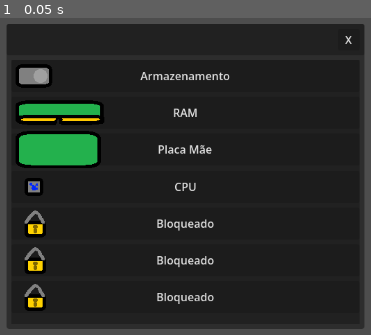
Above: before the commit, frame 1.
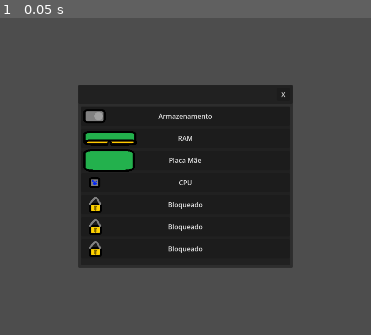
Above: after the commit, the same moment.

Repository: AnthonyBerri/NotebookTycoon
Game: Godot game, scene res://Scenes/buy_menu.tscn
Same seed, same stepped clock (60 frames per second), same inputs: the game is played once before the commit and once after it. Before the commit the project has no main scene; this scene is started directly in both runs.
Inputs:
- Up to frame 1 (0.05 s): no input

The runs differ from the first frame. In frame 1, 63% of the frame differs, in the area x 1-99%, y 1-99%.

Commit message:
Nova cena de criação de produto

Diff:
--- /dev/null
+++ b/Scenes/ProductDevelopment.tscn
@@ -0,0 +1,518 @@
+[gd_scene format=3 uid="uid://bc4fuebh1b44g"]
+
+[ext_resource type="Texture2D" uid="uid://dbxv567o7oig4" path="res://Sprites/26799-16x16x4.png" id="1_8tcvj"]
+[ext_resource type="FontFile" uid="uid://d35t88cj5sbs4" path="res://Fonts/w95f.woff2" id="2_kjiey"]
+
+[sub_resource type="StyleBoxFlat" id="StyleBoxFlat_dswa6"]
+bg_color = Color(0, 0.5019608, 0.5019608, 1)
+
+[sub_resource type="StyleBoxFlat" id="StyleBoxFlat_myb6p"]
+
+[sub_resource type="StyleBoxFlat" id="StyleBoxFlat_0s1qy"]
+bg_color = Color(0.7529412, 0.7529412, 0.7529412, 1)
+border_width_left = 2
+border_width_top = 2
+border_color = Color(1, 1, 1, 1)
+shadow_color = Color(0.5019608, 0.5019608, 0.5019608, 1)
+shadow_size = 1
+shadow_offset = Vector2(2, 2)
+
+[sub_resource type="StyleBoxFlat" id="StyleBoxFlat_y4wom"]
+bg_color = Color(0, 0, 0.5019608, 1)
+
+[sub_resource type="StyleBoxFlat" id="StyleBoxFlat_8tcvj"]
+bg_color = Color(0.7529412, 0.7529412, 0.7529412, 1)
+border_width_left = 2
+border_width_top = 2
+border_color = Color(1, 1, 1, 1)
+shadow_color = Color(0.5019608, 0.5019608, 0.5019608, 1)
+shadow_offset = Vector2(1, 1)
+
+[sub_resource type="StyleBoxFlat" id="StyleBoxFlat_kjiey"]
+bg_color = Color(0.7529412, 0.7529412, 0.7529412, 1)
+
+[sub_resource type="StyleBoxFlat" id="StyleBoxFlat_wie5n"]
+bg_color = Color(0.7529412, 0.7529412, 0.7529412, 1)
+border_width_left = 2
+border_width_top = 2
+border_color = Color(1, 1, 1, 1)
+
+[sub_resource type="StyleBoxFlat" id="StyleBoxFlat_lmwg4"]
+bg_color = Color(0.7529412, 0.7529412, 0.7529412, 1)
+border_width_left = 2
+border_width_top = 2
+border_color = Color(1, 1, 1, 1)
+
+[sub_resource type="StyleBoxFlat" id="StyleBoxFlat_doyyf"]
+bg_color = Color(0.7529412, 0.7529412, 0.7529412, 1)
+border_width_left = 2
+border_width_top = 2
+border_color = Color(1, 1, 1, 1)
+
+[sub_resource type="StyleBoxFlat" id="StyleBoxFlat_71mlr"]
+bg_color = Color(0.7529412, 0.7529412, 0.7529412, 1)
+border_color = Color(0.5019608, 0.5019608, 0.5019608, 1)
+
+[sub_resource type="StyleBoxFlat" id="StyleBoxFlat_vs4i1"]
+bg_color = Color(0.7529412, 0.7529412, 0.7529412, 1)
+border_width_left = 2
+border_width_top = 2
+border_color = Color(1, 1, 1, 1)
+
+[sub_resource type="StyleBoxFlat" id="StyleBoxFlat_wyeni"]
+bg_color = Color(0.7529412, 0.7529412, 0.7529412, 1)
+border_width_left = 2
+border_width_top = 2
+border_color = Color(1, 1, 1, 1)
+
+[sub_resource type="StyleBoxFlat" id="StyleBoxFlat_07p11"]
+bg_color = Color(0, 0, 0, 1)
+border_width_right = 2
+border_width_bottom = 2
+border_color = Color(1, 1, 1, 1)
+
+[sub_resource type="StyleBoxFlat" id="StyleBoxFlat_4mhe6"]
+bg_color = Color(0.7529412, 0.7529412, 0.7529412, 1)
+border_width_left = 2
+border_width_top = 2
+border_color = Color(1, 1, 1, 1)
+
+[sub_resource type="StyleBoxFlat" id="StyleBoxFlat_birfk"]
+bg_color = Color(18.892157, 18.892157, 18.892157, 1)
+border_width_left = 1
+border_width_top = 1
+border_width_right = 1
+border_width_bottom = 1
+border_color = Color(0, 0, 0, 1)
+
+[node name="ProductDevelopment" type="Control" unique_id=1137632724]
+layout_mode = 3
+anchors_preset = 15
+anchor_right = 1.0
+anchor_bottom = 1.0
+grow_horizontal = 2
+grow_vertical = 2
+
+[node name="ColorRect" type="ColorRect" parent="." unique_id=771456200]
+layout_mode = 1
+anchors_preset = 15
+anchor_right = 1.0
+anchor_bottom = 1.0
+grow_horizontal = 2
+grow_vertical = 2
+color = Color(0, 0.5019608, 0.5019608, 1)
+
+[node name="Control" type="Control" parent="." unique_id=617745925]
+visible = false
+layout_mode = 1
+anchors_preset = 15
+anchor_right = 1.0
+anchor_bottom = 1.0
+offset_top = 102.0
+grow_horizontal = 2
+grow_vertical = 2
+
+[node name="Panel" type="Panel" parent="Control" unique_id=1102975520]
+layout_mode = 1
+anchors_preset = -1
+anchor_top = 0.004
+anchor_right = 0.503
+anchor_bottom = 1.0
+offset_top = -0.17200017
+offset_right = -0.4560547
+grow_horizontal = 2
+grow_vertical = 2
+theme_override_styles/panel = SubResource("StyleBoxFlat_dswa6")
+
+[node name="Panel2" type="Panel" parent="Control" unique_id=1615088453]
+layout_mode = 1
+anchors_preset = 12
+anchor_top = 1.0
+anchor_right = 1.0
+anchor_bottom = 1.0
+offset_top = -102.0
+grow_horizontal = 2
+grow_vertical = 0
+theme_override_styles/panel = SubResource("StyleBoxFlat_myb6p")
+
+[node name="Control2" type="Control" parent="." unique_id=455329883]
+visible = false
+layout_mode = 1
+anchors_preset = 15
+anchor_right = 1.0
+anchor_bottom = 1.0
+grow_horizontal = 2
+grow_vertical = 2
+
+[node name="TBar" type="Panel" parent="Control2" unique_id=1200758130]
+layout_mode = 1
+anchors_preset = -1
+anchor_right = 1.0
+anchor_bottom = 0.16049382
+grow_horizontal = 2
+
+[node name="MenuBtn" type="Button" parent="Control2/TBar" unique_id=1276804485]
+layout_mode = 0
+anchor_left = 0.0069444445
+anchor_top = 0.07692308
+anchor_right = 0.14409722
+anchor_bottom = 0.9230769
+text = "Menu"
+metadata/_edit_use_anchors_ = true
+
+[node name="DateBg" type="Panel" parent="Control2/TBar" unique_id=1808437922]
+layout_mode = 1
+anchors_preset = -1
+anchor_left = 0.1796875
+anchor_top = 0.31730768
+anchor_right = 0.3090278
+anchor_bottom = 0.7019231
+grow_horizontal = 2
+grow_vertical = 2
+metadata/_edit_use_anchors_ = true
+
+[node name="Date" type="Label" parent="Control2/TBar/DateBg" unique_id=596092889]
+layout_mode = 1
+anchors_preset = 8
+anchor_left = 0.5
+anchor_top = 0.5
+anchor_right = 0.5
+anchor_bottom = 0.5
+offset_left = -51.5
+offset_top = -12.5
+offset_right = 51.5
+offset_bottom = 10.5
+grow_horizontal = 2
+grow_vertical = 2
+text = "Dia 2/5 Ano 1"
+
+[node name="PointsBg" type="Panel" parent="Control2/TBar" unique_id=805821426]
+layout_mode = 1
+anchors_preset = 8
+anchor_left = 0.5
+anchor_top = 0.5
+anchor_right = 0.5
+anchor_bottom = 0.5
+offset_left = -79.0
+offset_top = -44.0
+offset_right = 79.0
+offset_bottom = 44.0
+grow_horizontal = 2
+grow_vertical = 2
+
+[node name="PointsLbl" type="Label" parent="Control2/TBar/PointsBg" unique_id=1739514462]
+layout_mode = 1
+anchors_preset = -1
+anchor_left = 0.5
+anchor_top = 0.22190909
+anchor_right = 0.5
+anchor_bottom = 0.22190909
+offset_left = -73.5
+offset_top = -11.528001
+offset_right = 73.5
+offset_bottom = 11.471999
+grow_horizontal = 2
+text = "Pontos de Pesquisa"
+horizontal_alignment = 1
+metadata/_edit_use_anchors_ = true
+
+[node name="Points" type="Label" parent="Control2/TBar/PointsBg" unique_id=1214078587]
+layout_mode = 1
+anchors_preset = 8
+anchor_left = 0.5
+anchor_top = 0.5
+anchor_right = 0.5
+anchor_bottom = 0.5
+offset_left = -73.5
+offset_top = -11.5
+offset_right = 73.5
+offset_bottom = 11.5
+grow_horizontal = 2
+grow_vertical = 2
+text = "0000000000000123"
+horizontal_alignment = 1
+
+[node name="MoneyBg" type="Panel" parent="Control2/TBar" unique_id=1599582741]
+layout_mode = 1
+anchors_preset = 6
+anchor_left = 1.0
+anchor_top = 0.5
+anchor_right = 1.0
+anchor_bottom = 0.5
+offset_left = -166.0
+offset_top = -43.0
+offset_right = -8.0
+offset_bottom = 45.000004
+grow_horizontal = 0
+grow_vertical = 2
+
+[node name="MoneyLbl" type="Label" parent="Control2/TBar/MoneyBg" unique_id=1623691785]
+layout_mode = 1
+anchors_preset = -1
+anchor_left = 0.5
+anchor_top = 0.22190909
+anchor_right = 0.5
+anchor_bottom = 0.22190909
+offset_left = -73.5
+offset_top = -11.528001
+offset_right = 73.5
+offset_bottom = 11.471999
+grow_horizontal = 2
+text = "Dinheiro"
+horizontal_alignment = 1
+metadata/_edit_use_anchors_ = true
+
+[node name="Money" type="Label" parent="Control2/TBar/MoneyBg" unique_id=1338381378]
+layout_mode = 1
+anchors_preset = 8
+anchor_left = 0.5
+anchor_top = 0.5
+anchor_right = 0.5
+anchor_bottom = 0.5
+offset_left = -73.5
+offset_top = -11.5
+offset_right = 73.5
+offset_bottom = 11.5
+grow_horizontal = 2
+grow_vertical = 2
+text = "$1999"
+horizontal_alignment = 1
+
+[node name="Janela" type="Panel" parent="." unique_id=1219399462]
+custom_minimum_size = Vector2(1200, 800)
+layout_mode = 1
+anchors_preset = 8
+anchor_left = 0.5
+anchor_top = 0.5
+anchor_right = 0.5
+anchor_bottom = 0.5
+offset_left = -425.0
+offset_top = -200.0
+offset_right = 425.0
+offset_bottom = 200.0
+grow_horizontal = 2
+grow_vertical = 2
+theme_override_styles/panel = SubResource("StyleBoxFlat_0s1qy")
+
+[node name="MarginContainer2" type="MarginContainer" parent="Janela" unique_id=862687457]
+layout_mode = 1
+anchors_preset = 15
+anchor_right = 1.0
+anchor_bottom = 1.0
+grow_horizontal = 2
+grow_vertical = 2
+theme_override_constants/margin_left = 5
+theme_override_constants/margin_top = 5
+theme_override_constants/margin_right = 5
+theme_override_constants/margin_bottom = 5
+
+[node name="VBoxContainer" type="VBoxContainer" parent="Janela/MarginContainer2" unique_id=1950486273]
+layout_mode = 2
+theme_override_constants/separation = 50
+
+[node name="Titulo" type="PanelContainer" parent="Janela/MarginContainer2/VBoxContainer" unique_id=494274228]
+layout_mode = 2
+theme_override_styles/panel = SubResource("StyleBoxFlat_y4wom")
+
+[node name="HBoxContainer" type="HBoxContainer" parent="Janela/MarginContainer2/VBoxContainer/Titulo" unique_id=1176539265]
+custom_minimum_size = Vector2(0, 42)
+layout_mode = 2
+theme_override_constants/separation = 8
+
+[node name="TextureRect" type="TextureRect" parent="Janela/MarginContainer2/VBoxContainer/Titulo/HBoxContainer" unique_id=1414195727]
+custom_minimum_size = Vector2(40, 40)
+layout_mode = 2
+texture = ExtResource("1_8tcvj")
+
+[node name="Label" type="Label" parent="Janela/MarginContainer2/VBoxContainer/Titulo/HBoxContainer" unique_id=1644315906]
+layout_mode = 2
+theme_override_fonts/font = ExtResource("2_kjiey")
+theme_override_font_sizes/font_size = 24
+text = "NotebookTycoon - Criação de Produto"
+
+[node name="Control" type="Control" parent="Janela/MarginContainer2/VBoxContainer/Titulo/HBoxContainer" unique_id=2044588037]
+layout_mode = 2
+size_flags_horizontal = 3
+
+[node name="HBoxContainer" type="HBoxContainer" parent="Janela/MarginContainer2/VBoxContainer/Titulo/HBoxContainer/Control" unique_id=1003460205]
+custom_minimum_size = Vector2(40, 40)
+layout_mode = 1
+anchors_preset = 6
+anchor_left = 1.0
+anchor_top = 0.5
+anchor_right = 1.0
+anchor_bottom = 0.5
+offset_left = -109.53497
+offset_top = -20.0
+offset_right = -5.534973
+offset_bottom = 20.0
+grow_horizontal = 0
+grow_vertical = 2
+
+[node name="Button" type="Button" parent="Janela/MarginContainer2/VBoxContainer/Titulo/HBoxContainer/Control/HBoxContainer" unique_id=1427324970]
+custom_minimum_size = Vector2(32, 32)
+layout_mode = 2
+size_flags_horizontal = 0
+size_flags_vertical = 4
+theme_override_colors/font_color = Color(0, 0, 0, 1)
+theme_override_colors/font_focus_color = Color(0, 0, 0, 1)
+theme_override_colors/font_pressed_color = Color(0, 0, 0, 1)
+theme_override_colors/font_hover_color = Color(0, 0, 0, 1)
+theme_override_colors/font_hover_pressed_color = Color(0, 0, 0, 1)
+theme_override_fonts/font = ExtResource("2_kjiey")
+theme_override_styles/normal = SubResource("StyleBoxFlat_8tcvj")
+theme_override_styles/pressed = SubResource("StyleBoxFlat_kjiey")
+theme_override_styles/hover = SubResource("StyleBoxFlat_wie5n")
+theme_override_styles/hover_mirrored = SubResource("StyleBoxFlat_lmwg4")
+text = "_"
+
+[node name="Button2" type="Button" parent="Janela/MarginContainer2/VBoxContainer/Titulo/HBoxContainer/Control/HBoxContainer" unique_id=647321478]
+custom_minimum_size = Vector2(32, 32)
+layout_mode = 2
+size_flags_horizontal = 4
+size_flags_vertical = 4
+theme_override_colors/font_color = Color(0, 0, 0, 1)
+theme_override_colors/font_focus_color = Color(0, 0, 0, 1)
+theme_override_colors/font_pressed_color = Color(0, 0, 0, 1)
+theme_override_colors/font_hover_color = Color(0, 0, 0, 1)
+theme_override_colors/font_hover_pressed_color = Color(0, 0, 0, 1)
+theme_override_styles/normal = SubResource("StyleBoxFlat_doyyf")
+theme_override_styles/pressed = SubResource("StyleBoxFlat_71mlr")
+theme_override_styles/hover = SubResource("StyleBoxFlat_vs4i1")
+theme_override_styles/hover_mirrored = SubResource("StyleBoxFlat_lmwg4")
+text = "[ ]"
+
+[node name="Button3" type="Button" parent="Janela/MarginContainer2/VBoxContainer/Titulo/HBoxContainer/Control/HBoxContainer" unique_id=488180063]
+custom_minimum_size = Vector2(32, 32)
+layout_mode = 2
+size_flags_horizontal = 4
+size_flags_vertical = 4
+theme_override_colors/font_color = Color(0, 0, 0, 1)
+theme_override_colors/font_focus_color = Color(0, 0, 0, 1)
+theme_override_colors/font_pressed_color = Color(0, 0, 0, 1)
+theme_override_colors/font_hover_color = Color(0, 0, 0, 1)
+theme_override_colors/font_hover_pressed_color = Color(0, 0, 0, 1)
+theme_override_styles/normal = SubResource("StyleBoxFlat_doyyf")
+theme_override_styles/pressed = SubResource("StyleBoxFlat_71mlr")
+theme_override_styles/hover = SubResource("StyleBoxFlat_wyeni")
+theme_override_styles/hover_mirrored = SubResource("StyleBoxFlat_lmwg4")
+text = "X"
+
+[node name="EditArea" type="PanelContainer" parent="Janela/MarginContainer2/VBoxContainer" unique_id=1614660427]
+custom_minimum_size = Vector2(500, 600)
+layout_mode = 2
+theme_override_styles/panel = SubResource("StyleBoxFlat_07p11")
+
+[node name="MarginContainer" type="MarginContainer" parent="Janela/MarginContainer2/VBoxContainer/EditArea" unique_id=538999592]
+layout_mode = 2
+theme_override_constants/margin_left = 1
+theme_override_constants/margin_top = 1
+theme_override_constants/margin_right = 1
+theme_override_constants/margin_bottom = 1
+
+[node name="PanelContainer" type="PanelContainer" parent="Janela/MarginContainer2/VBoxContainer/EditArea/MarginContainer" unique_id=2062997510]
+layout_mode = 2
+theme_override_styles/panel = SubResource("StyleBoxFlat_4mhe6")
+
+[node name="MarginContainer" type="MarginContainer" parent="Janela/MarginContainer2/VBoxContainer/EditArea/MarginContainer/PanelContainer" unique_id=1177506485]
+layout_mode = 2
+theme_override_constants/margin_left = 10
+theme_override_constants/margin_top = 10
+theme_override_constants/margin_right = 10
+theme_override_constants/margin_bottom = 10
+
+[node name="PanelContainer" type="PanelContainer" parent="Janela/MarginContainer2/VBoxContainer/EditArea/MarginContainer/PanelContainer/MarginContainer" unique_id=43042820]
+custom_minimum_size = Vector2(400, 0)
+layout_mode = 2
+size_flags_horizontal = 0
+theme_override_styles/panel = SubResource("StyleBoxFlat_birfk")
+
+[node name="MarginContainer" type="MarginContainer" parent="Janela/MarginContainer2/VBoxContainer/EditArea/MarginContainer/PanelContainer/MarginContainer/PanelContainer" unique_id=1184888263]
+layout_mode = 2
+theme_override_constants/margin_left = 15
+theme_override_constants/margin_top = 15
+theme_override_constants/margin_right = 15
+theme_override_constants/margin_bottom = 15
+
+[node name="VBoxContainer" type="VBoxContainer" parent="Janela/MarginContainer2/VBoxContainer/EditArea/MarginContainer/PanelContainer/MarginContainer/PanelContainer/MarginContainer" unique_id=980806219]
+layout_mode = 2
+
+[node name="Label" type="Label" parent="Janela/MarginContainer2/VBoxContainer/EditArea/MarginContainer/PanelContainer/MarginContainer/PanelContainer/MarginContainer/VBoxContainer" unique_id=879197880]
+layout_mode = 2
+theme_override_colors/font_color = Color(0, 0, 0, 1)
+theme_override_fonts/font = ExtResource("2_kjiey")
+theme_override_font_sizes/font_size = 24
+text = "placa mãe"
+
+[node name="OptionButton" type="OptionButton" parent="Janela/MarginContainer2/VBoxContainer/EditArea/MarginContainer/PanelContainer/MarginContainer/PanelContainer/MarginContainer/VBoxContainer" unique_id=1231641280]
+layout_mode = 2
+theme_override_fonts/font = ExtResource("2_kjiey")
+theme_override_font_sizes/font_size = 24
+selected = 0
+item_count = 3
+popup/item_0/text = "Placa mãe boa"
+popup/item_0/id = 0
+popup/item_1/text = "Placa mãe mediana"
+popup/item_1/id = 1
+popup/item_2/text = "Placa mãe barata"
+popup/item_2/id = 2
+
+[node name="Label2" type="Label" parent="Janela/MarginContainer2/VBoxContainer/EditArea/MarginContainer/PanelContainer/MarginContainer/PanelContainer/MarginContainer/VBoxContainer" unique_id=1789426461]
+layout_mode = 2
+theme_override_colors/font_color = Color(0, 0, 0, 1)
+theme_override_fonts/font = ExtResource("2_kjiey")
+theme_override_font_sizes/font_size = 24
+text = "placa mãe"
+
+[node name="OptionButton2" type="OptionButton" parent="Janela/MarginContainer2/VBoxContainer/EditArea/MarginContainer/PanelContainer/MarginContainer/PanelContainer/MarginContainer/VBoxContainer" unique_id=215843370]
+layout_mode = 2
+theme_override_fonts/font = ExtResource("2_kjiey")
+theme_override_font_sizes/font_size = 24
+selected = 0
+item_count = 3
+popup/item_0/text = "Placa mãe boa"
+popup/item_0/id = 0
+popup/item_1/text = "Placa mãe mediana"
+popup/item_1/id = 1
+popup/item_2/text = "Placa mãe barata"
+popup/item_2/id = 2
+
+[node name="Label3" type="Label" parent="Janela/MarginContainer2/VBoxContainer/EditArea/MarginContainer/PanelContainer/MarginContainer/PanelContainer/MarginContainer/VBoxContainer" unique_id=1067255458]
+layout_mode = 2
+theme_override_colors/font_color = Color(0, 0, 0, 1)
+theme_override_fonts/font = ExtResource("2_kjiey")
+theme_override_font_sizes/font_size = 24
+text = "placa mãe"
+
+[node name="OptionButton3" type="OptionButton" parent="Janela/MarginContainer2/VBoxContainer/EditArea/MarginContainer/PanelContainer/MarginContainer/PanelContainer/MarginContainer/VBoxContainer" unique_id=1061975696]
+layout_mode = 2
+theme_override_fonts/font = ExtResource("2_kjiey")
+theme_override_font_sizes/font_size = 24
+selected = 0
+item_count = 3
+popup/item_0/text = "Placa mãe boa"
+popup/item_0/id = 0
+popup/item_1/text = "Placa mãe mediana"
+popup/item_1/id = 1
+popup/item_2/text = "Placa mãe barata"
+popup/item_2/id = 2
+
+[node name="Label4" type="Label" parent="Janela/MarginContainer2/VBoxContainer/EditArea/MarginContainer/PanelContainer/MarginContainer/PanelContainer/MarginContainer/VBoxContainer" unique_id=1398517164]
+layout_mode = 2
+theme_override_colors/font_color = Color(0, 0, 0, 1)
+theme_override_fonts/font = ExtResource("2_kjiey")
+theme_override_font_sizes/font_size = 24
+text = "placa mãe"
+
+[node name="OptionButton4" type="OptionButton" parent="Janela/MarginContainer2/VBoxContainer/EditArea/MarginContainer/PanelContainer/MarginContainer/PanelContainer/MarginContainer/VBoxContainer" unique_id=1175651696]
+layout_mode = 2
+theme_override_fonts/font = ExtResource("2_kjiey")
+theme_override_font_sizes/font_size = 24
+selected = 0
+item_count = 3
+popup/item_0/text = "Placa mãe boa"
+popup/item_0/id = 0
+popup/item_1/text = "Placa mãe mediana"
+popup/item_1/id = 1
+popup/item_2/text = "Placa mãe barata"
+popup/item_2/id = 2
--- a/project.godot
+++ b/project.godot
@@ -11,8 +11,14 @@
 [application]
 
 config/name="Notebook Tycoon"
+run/main_scene="uid://bwiay1kivw80m"
 config/features=PackedStringArray("4.6", "Forward Plus")
 config/icon="res://icon.svg"
+
+[display]
+
+window/size/viewport_width=1920
+window/size/viewport_height=1080
 
 [file_customization]
 
Binary file added: Fonts/w95f.woff2
Not shown, added: Fonts/w95f.woff2.import
Not shown: 1 places in Scenes/Graphic.tscn that only renumber resources
Not shown: 1 places in Scenes/buy_menu.tscn that only renumber resources
Binary file added: Sprites/26799-16x16x4.png
Not shown, added: Sprites/26799-16x16x4.png.import
